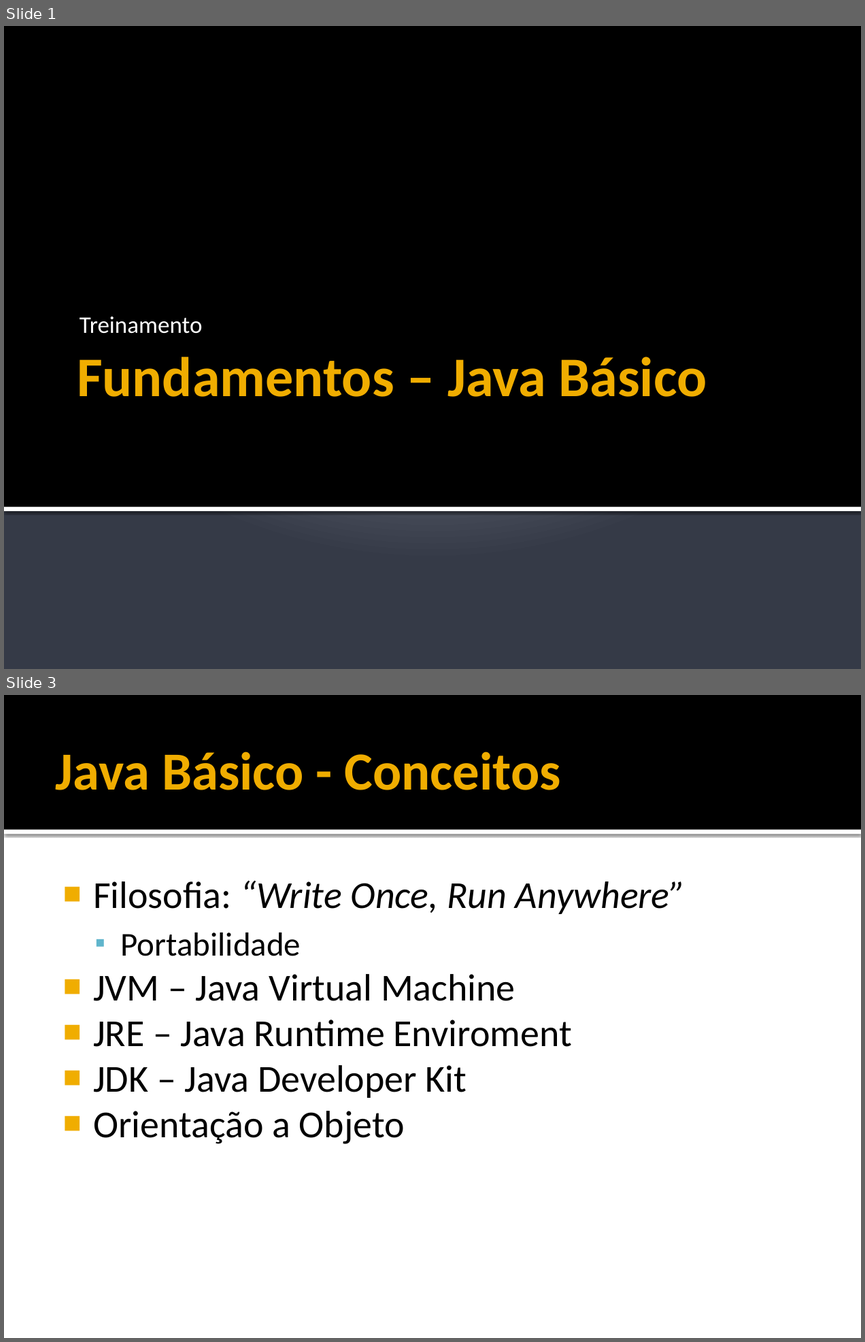
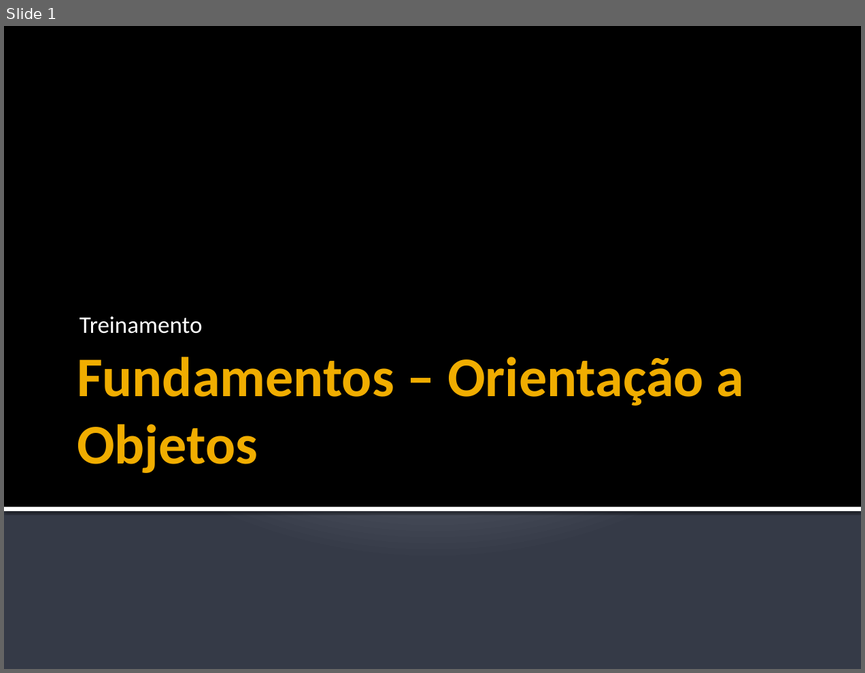
Before and after one commit to filosofisto/cpb-treinamento, a slide deck: Fundamentos/Fundamentos - Orientacao Objetos.pptx. Shown one above the other, each under a label of ours: slides 1 and 3 before the commit, slide 1 after it; the slides between them are not shown. The pictures are 865x1342 and 865x673 pixels, drawn with LibreOffice and Linux fonts; fonts in the diff are those of the drawing. Boxes give left, top, right and bottom in pixels: in the first picture for what was removed or moved away, otherwise in the second. Text is boxed around its words. In the diff, an @@ line names an element or a change of style, - is before the commit and + after.

```diff
--- a/Fundamentos/Fundamentos - Orientacao Objetos.pptx
+++ b/Fundamentos/Fundamentos - Orientacao Objetos.pptx
@@ slide 3 removed at (x1=4, y1=695, x2=861, y2=1338), background #FFFFFF @@
@@ rectangle removed at (x1=4, y1=695, x2=861, y2=830) @@
@@ title removed at (x1=56, y1=751, x2=560, y2=790) @@
-Java Básico - Conceitos
@@ rectangle removed at (x1=4, y1=830, x2=861, y2=834) @@
@@ text removed at (x1=93, y1=881, x2=685, y2=1144) @@
-■ Filosofia: “Write Once, Run Anywhere”
-  ▪ Portabilidade
-■ JVM – Java Virtual Machine
-■ JRE – Java Runtime Enviroment
-■ JDK – Java Developer Kit
-■ Orientação a Objeto
@@ slide 1 changed as well @@
@@ title at (x1=77, y1=356, x2=744, y2=473): text changed @@
-Fundamentos – Java Básico
+Fundamentos – Orientação a Objetos
```
Also in this commit, not shown: 3 other slides changed, 4 slides added, 43 other slides removed.
